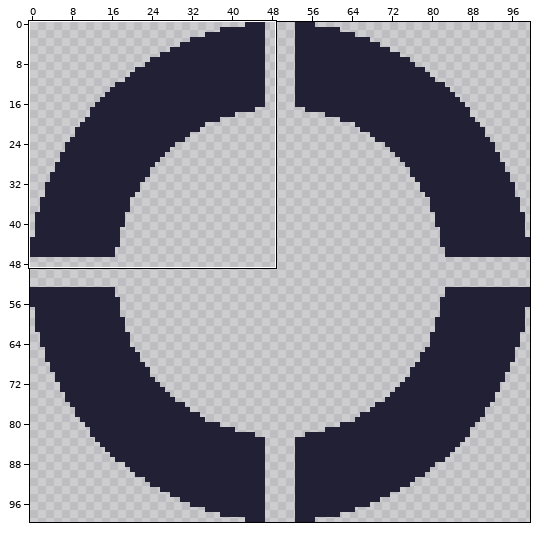
A pixel-art file gets an edit: assets/ball_proto.aseprite. The picture above shows the old version from afar; the outline marks the close-up.
Close-up. Before the commit:
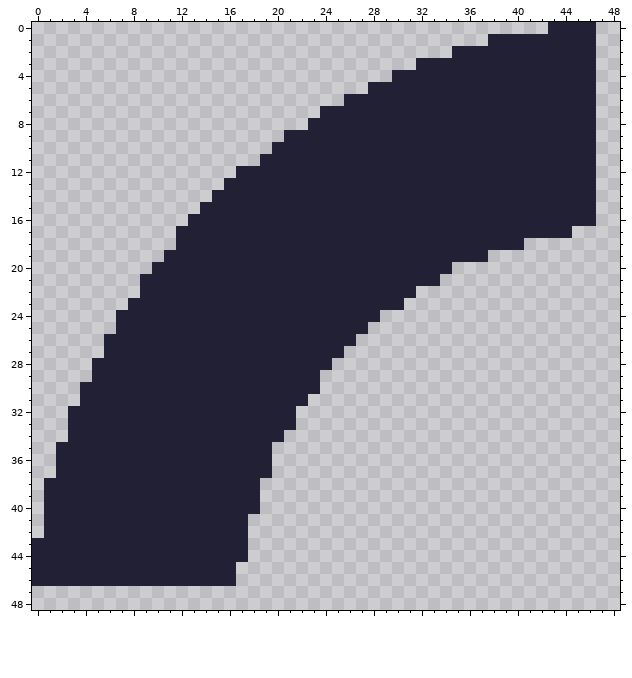
100x100 pixels, 1 frame. Shown: x 0..48, y 0..48. The commit also changed other parts of the picture, which this record leaves out.
After the commit:
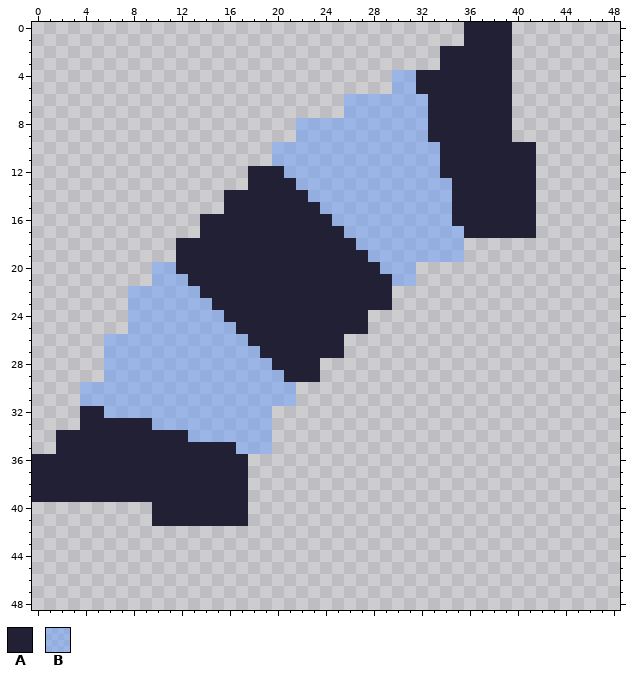
Palette (. is transparent): A #222034  B #639bff78
The edit:
y 0: x 36..39 .... -> AAAA; x 43..46 AAAA -> ....
y 1: x 36..37 .. -> AA; x 40..46 AAAAAAA -> .......
y 2: x 34 . -> A; x 40..46 AAAAAAA -> .......
y 3: x 32..33 AA -> ..; x 40..46 AAAAAAA -> .......
y 4: x 30..31 AA -> BB; x 40..46 AAAAAAA -> .......
y 5: x 28..31 AAAA -> ..BB; x 40..46 AAAAAAA -> .......
y 6: x 26..32 AAAAAAA -> BBBBBBB; x 40..46 AAAAAAA -> .......
y 7: x 24..32 AAAAAAAAA -> ..BBBBBBB; x 40..46 AAAAAAA -> .......
y 8: x 22..32 .AAAAAAAAAA -> BBBBBBBBBBB; x 40..46 AAAAAAA -> .......
y 9: x 21..32 AAAAAAAAAAAA -> .BBBBBBBBBBB; x 40..46 AAAAAAA -> .......
y 10: x 20..33 AAAAAAAAAAAAAA -> BBBBBBBBBBBBBB; x 42..46 AAAAA -> .....
y 11: x 19..33 AAAAAAAAAAAAAAA -> .BBBBBBBBBBBBBB; x 42..46 AAAAA -> .....
y 12: x 17 A -> .; x 21..33 AAAAAAAAAAAAA -> BBBBBBBBBBBBB; x 42..46 AAAAA -> .....
y 13: x 16..17 AA -> ..; x 22..34 AAAAAAAAAAAAA -> BBBBBBBBBBBBB; x 42..46 AAAAA -> .....
y 14: x 15 A -> .; x 23..34 AAAAAAAAAAAA -> BBBBBBBBBBBB; x 42..46 AAAAA -> .....
y 15: x 14..15 AA -> ..; x 24..34 AAAAAAAAAAA -> BBBBBBBBBBB; x 42..46 AAAAA -> .....
y 16: x 13 A -> .; x 25..34 AAAAAAAAAA -> BBBBBBBBBB; x 42..46 AAAAA -> .....
y 17: x 12..13 AA -> ..; x 26..35 AAAAAAAAAA -> BBBBBBBBBB; x 42..44 AAA -> ...
y 18: x 27..40 AAAAAAAAAAAAAA -> BBBBBBBBB.....
y 19: x 11 A -> .; x 28..37 AAAAAAAAAA -> BBBBBBBB..
y 20: x 10..11 AA -> BB; x 29..34 AAAAAA -> BBB...
y 21: x 9..12 AAAA -> .BBB; x 30..33 AAAA -> BB..
y 22: x 8..13 .AAAAA -> BBBBBB; x 30..31 AA -> ..
y 23: x 8..14 AAAAAAA -> BBBBBBB; x 30 A -> .
y 24: x 7..15 AAAAAAAAA -> .BBBBBBBB; x 28 A -> .
y 25: x 7..16 AAAAAAAAAA -> .BBBBBBBBB
y 26: x 6..17 AAAAAAAAAAAA -> BBBBBBBBBBBB; x 26 A -> .
y 27: x 6..18 AAAAAAAAAAAAA -> BBBBBBBBBBBBB
y 28: x 5..19 AAAAAAAAAAAAAAA -> .BBBBBBBBBBBBBB; x 24 A -> .
y 29: x 5..20 AAAAAAAAAAAAAAAA -> .BBBBBBBBBBBBBBB
y 30: x 4..23 AAAAAAAAAAAAAAAAAAAA -> BBBBBBBBBBBBBBBBBB..
y 31: x 4..22 AAAAAAAAAAAAAAAAAAA -> BBBBBBBBBBBBBBBBBB.
y 32: x 3 A -> .; x 6..21 AAAAAAAAAAAAAAAA -> BBBBBBBBBBBBBB..
y 33: x 3 A -> .; x 10..21 AAAAAAAAAAAA -> BBBBBBBBBB..
y 34: x 2 . -> A; x 13..20 AAAAAAAA -> BBBBBBB.
y 35: x 17..19 AAA -> BBB
y 36..37: x 0..1 .. -> AA; x 18..19 AA -> ..
y 38..39: x 0 . -> A; x 18 A -> .
y 40: x 1..9 AAAAAAAAA -> .........; x 18 A -> .
y 41: x 1..9 AAAAAAAAA -> .........
y 42: x 1..17 AAAAAAAAAAAAAAAAA -> .................
y 43..44: x 0..17 AAAAAAAAAAAAAAAAAA -> ..................
y 45..46: x 0..16 AAAAAAAAAAAAAAAAA -> .................
